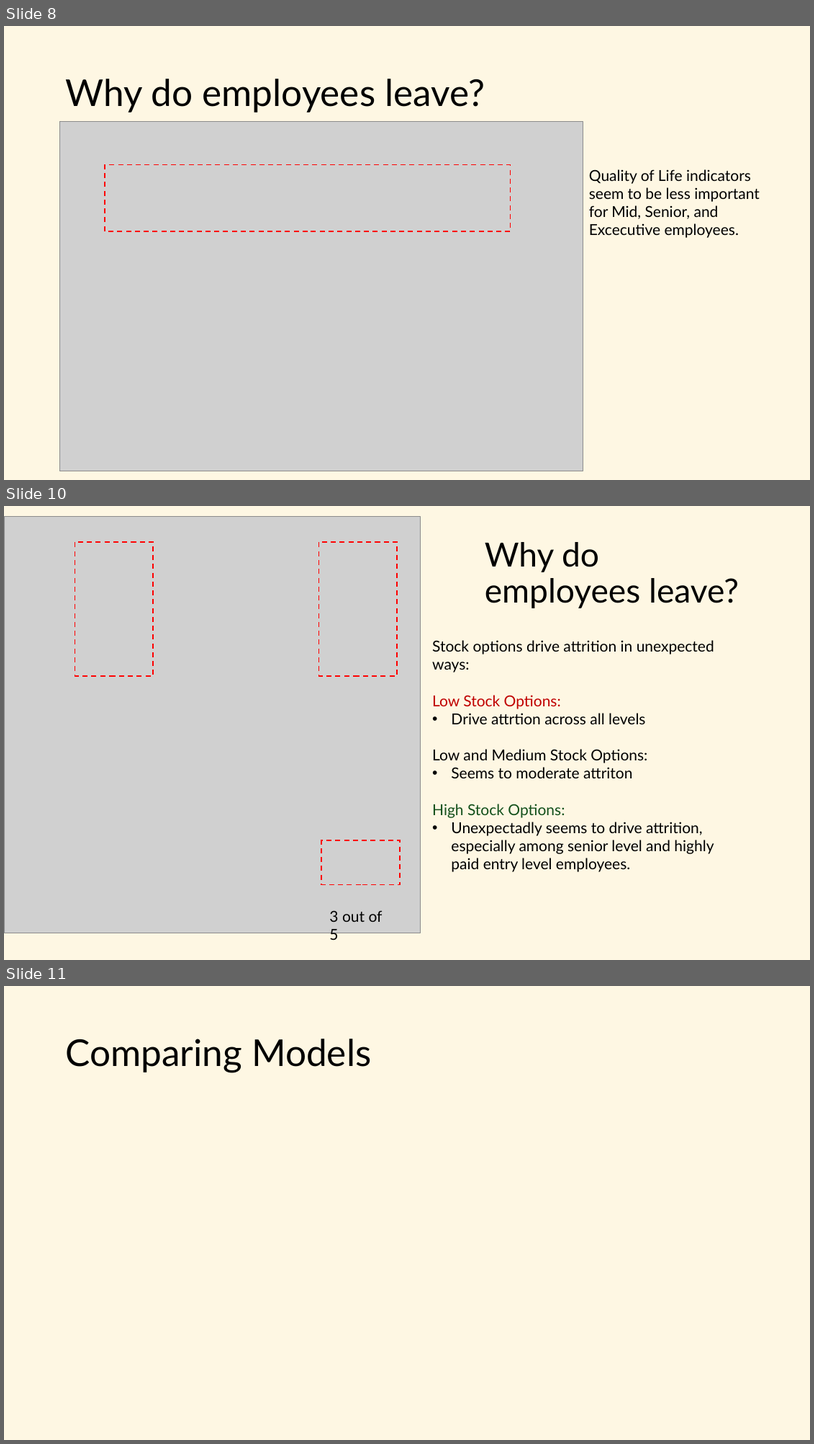
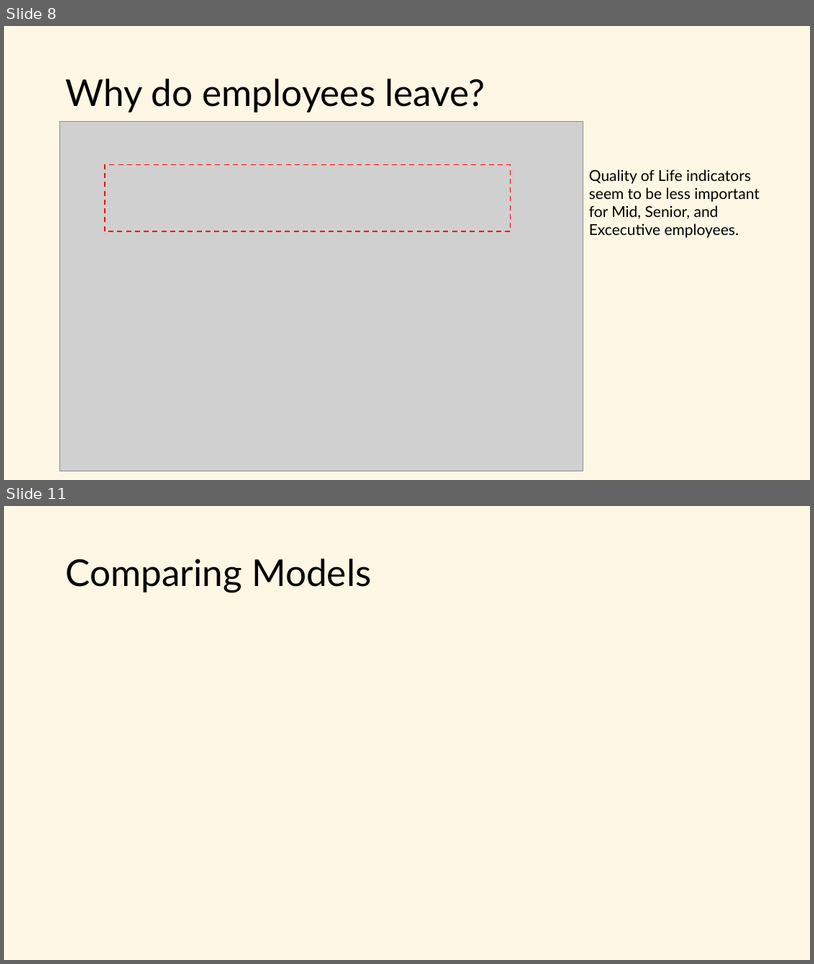
Before and after one commit to Lone-Wolfgang/CaseStudy1DDS, a slide deck: Presentation.pptx. Shown one above the other, each under a label of ours: slides 8, 10 and 11 before the commit, slides 8 and 11 after it; the slides between them are not shown. The pictures are 814x1444 and 814x964 pixels, drawn with LibreOffice and Linux fonts; fonts in the diff are those of the drawing; grey boxes stand for pictures. Boxes give left, top, right and bottom in pixels: in the first picture for what was removed or moved away, otherwise in the second. Text is boxed around its words. In the diff, an @@ line names an element or a change of style, - is before the commit and + after.

```diff
--- a/Presentation.pptx
+++ b/Presentation.pptx
@@ slide 10 removed at [4,506,810,960], background #FEF7E3 @@
@@ picture removed at [4,516,420,932] @@
@@ rectangle removed at [75,542,154,676] @@
@@ rectangle removed at [319,542,398,676] @@
@@ title removed at [485,542,739,608] @@
-Why do employees leave?
@@ text removed at [432,640,715,872] @@
-Stock options drive attrition in unexpected ways:
-Low Stock Options:
-• Drive attrtion across all levels
-Low and Medium Stock Options:
-• Seems to moderate attriton
-High Stock Options:
-• Unexpectadly seems to drive attrition, especially among senior level and highly paid entry level employees.
@@ rectangle removed at [322,841,400,885] @@
@@ text removed at [329,910,383,943] @@
-3 out of 5
```
Also in this commit, not shown: 5 slides changed, 2 slides added, 2 other files.
